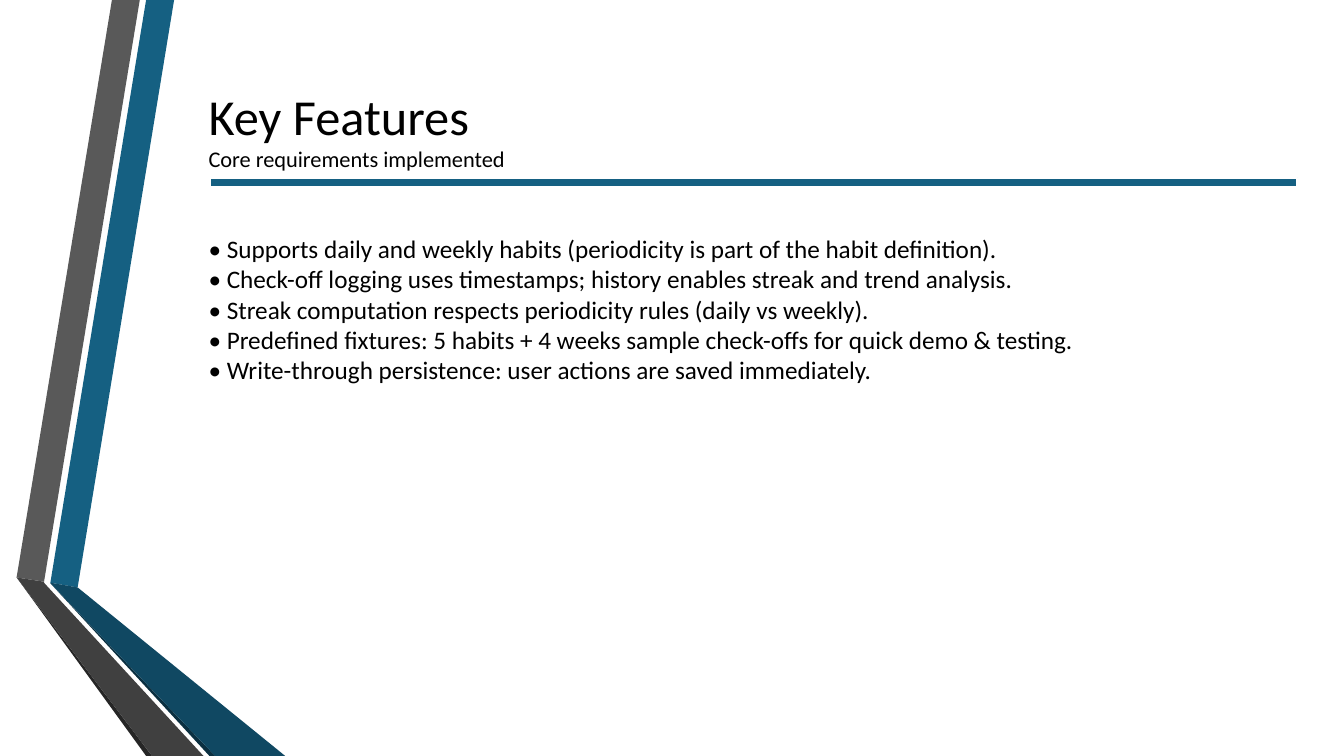
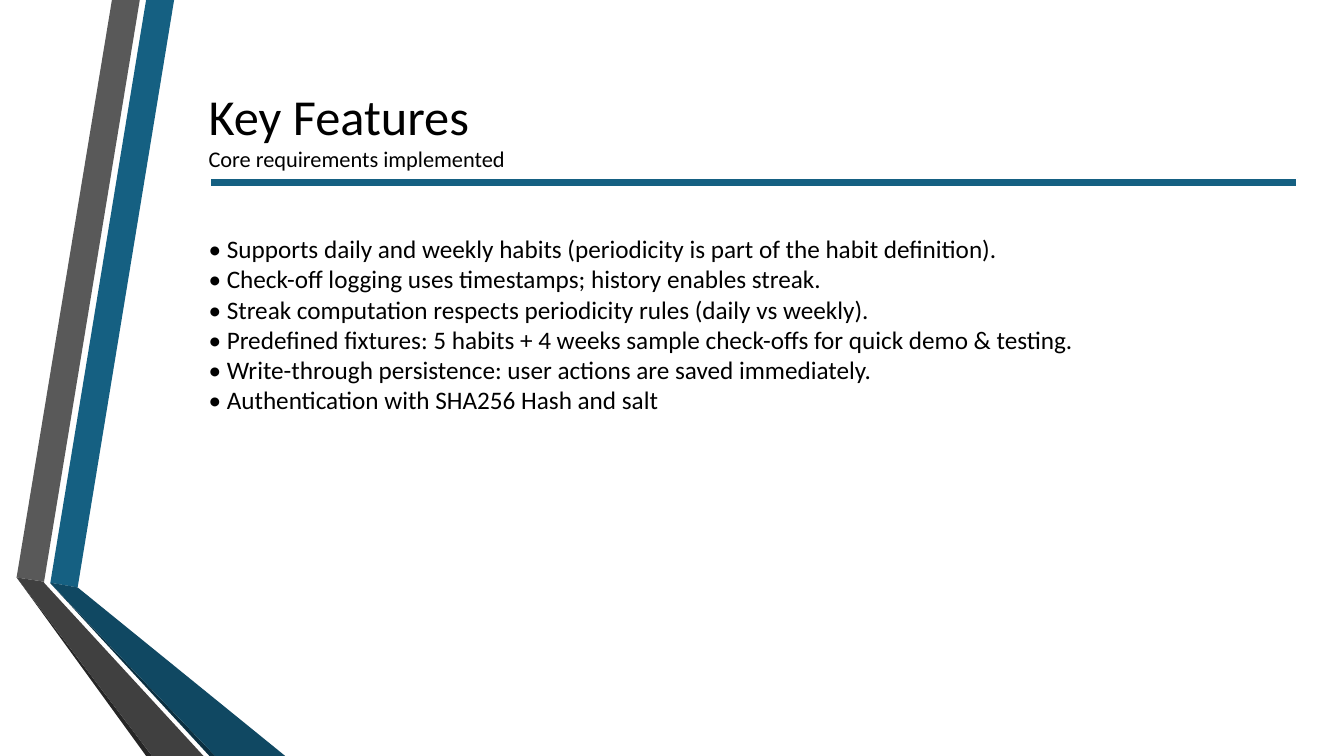
Before and after one commit to n1wo/habit-tracker, a slide deck: slide 6 of docs/Development_Phase_2.pptx. Drawn at 1344x756 pixels with LibreOffice and Linux fonts; fonts in the diff are those of the drawing; background and template pictures are left out. Boxes give left, top, right and bottom in pixels: in the first picture for what was removed or moved away, otherwise in the second. Text is boxed around its words. In the diff, an @@ line names an element or a change of style, - is before the commit and + after.

Commit message:
✨ feat(docs): update Development Phase 2 documentation with authentication details and remove temporary PPTX file

```diff
--- a/docs/Development_Phase_2.pptx
+++ b/docs/Development_Phase_2.pptx
@@ text at (227,270,821,293): text changed @@
-• Check-off logging uses timestamps; history enables streak and trend analysis.
+• Check-off logging uses timestamps; history enables streak.
@@ text at (227,391,658,410): paragraph added @@
+• Authentication with SHA256 Hash and salt
```
Also in this commit, not shown: 7 other slides changed, 3 other files.
